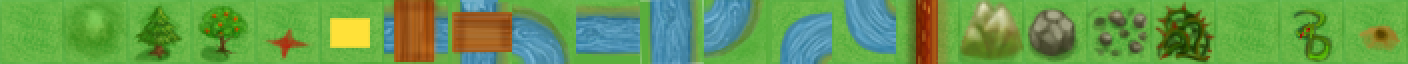
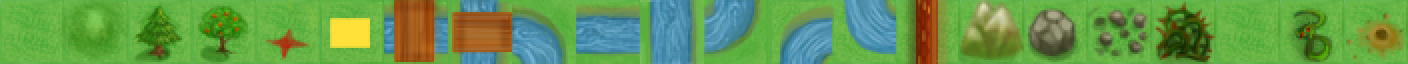
Before/after of a 1408×64 layered artwork. What changed in the layer stack:
added layer "Layer 13" above "Layer 7" over [left=1344, top=12, right=1406, bottom=62]
added layer "Layer 7" above "Layer 4" over [left=258, top=0, right=1406, bottom=60]
painted on "Layer 4" over [left=1152, top=6, right=1330, bottom=64]
added layer "Layer 12" above "Background" over [left=582, top=0, right=1370, bottom=64]
painted on "Background" over [left=460, top=0, right=1368, bottom=64]
